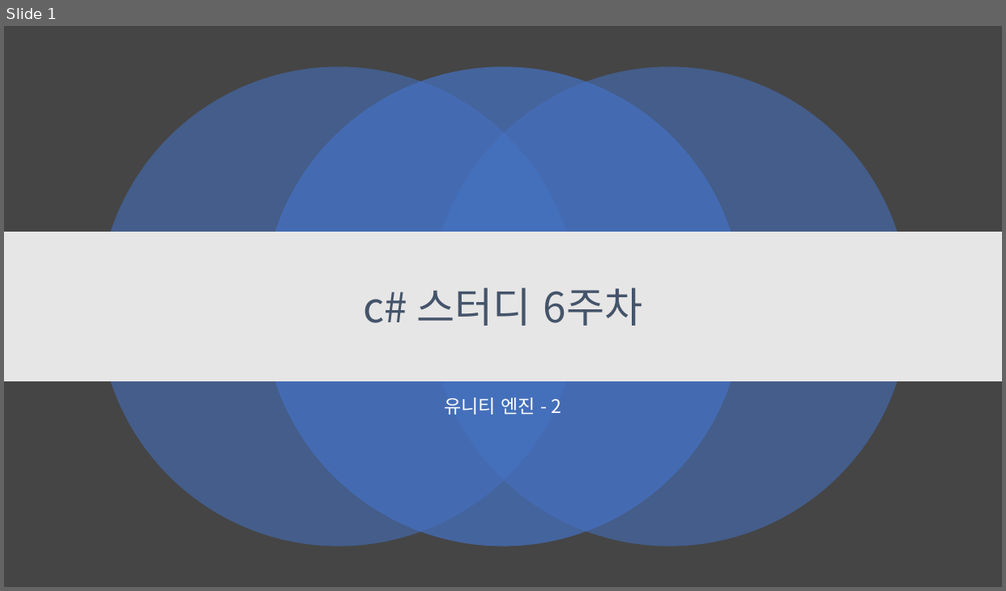
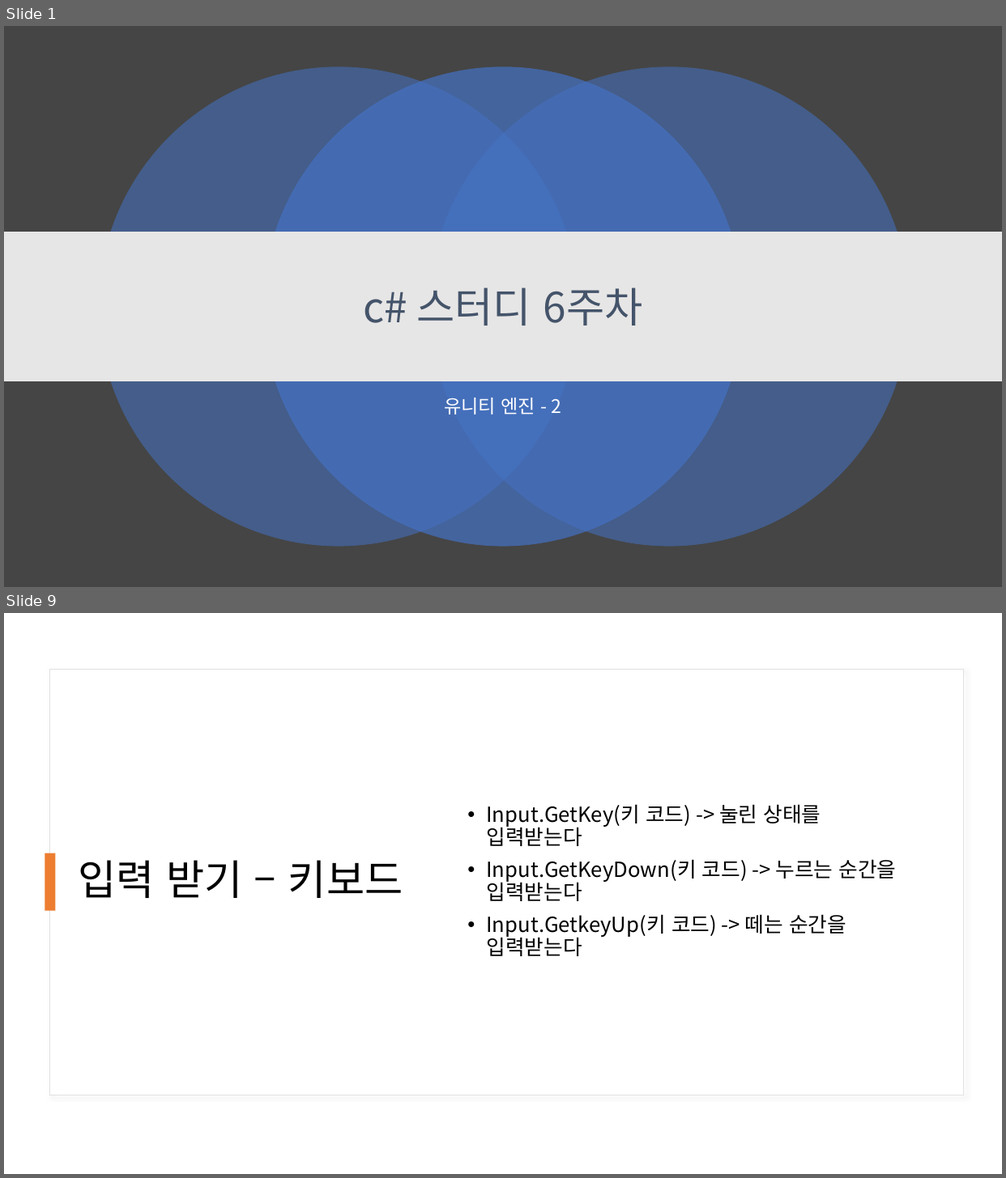
Before and after one commit to kjh99660/Study_powerpoint, a slide deck: C#스터디/c# 스터디 6주 차.pptx. Shown one above the other, each under a label of ours: slide 1 before the commit, slides 1 and 9 after it; the slides between them are not shown. The pictures are 1006x591 and 1006x1178 pixels, drawn with LibreOffice and Linux fonts; fonts in the diff are those of the drawing. Boxes give left, top, right and bottom in pixels: in the first picture for what was removed or moved away, otherwise in the second. Text is boxed around its words. In the diff, an @@ line names an element or a change of style, - is before the commit and + after.

```diff
--- a/C#스터디/c# 스터디 6주 차.pptx
+++ b/C#스터디/c# 스터디 6주 차.pptx
@@ slide 9 added at box(4, 613, 1002, 1174), background #FFFFFF @@
@@ rectangle added at box(49, 669, 964, 1095), fill #FFFFFF, outline #E1E1E1 1 pt @@
@@ text added at box(486, 804, 897, 956), 20 pt, text #000000 @@
+• Input.GetKey(키 코드) -> 눌린 상태를 입력받는다
+• Input.GetKeyDown(키 코드) -> 누르는 순간을 입력받는다
+• Input.GetkeyUp(키 코드) -> 떼는 순간을 입력받는다
@@ rectangle added at box(45, 854, 56, 911), fill #ED7D31 @@
@@ title added at box(79, 860, 403, 898), 40 pt, text #000000 @@
+입력 받기 – 키보드
```
Also in this commit, not shown: 16 other slides added, 1 slide removed, 1 other file.
